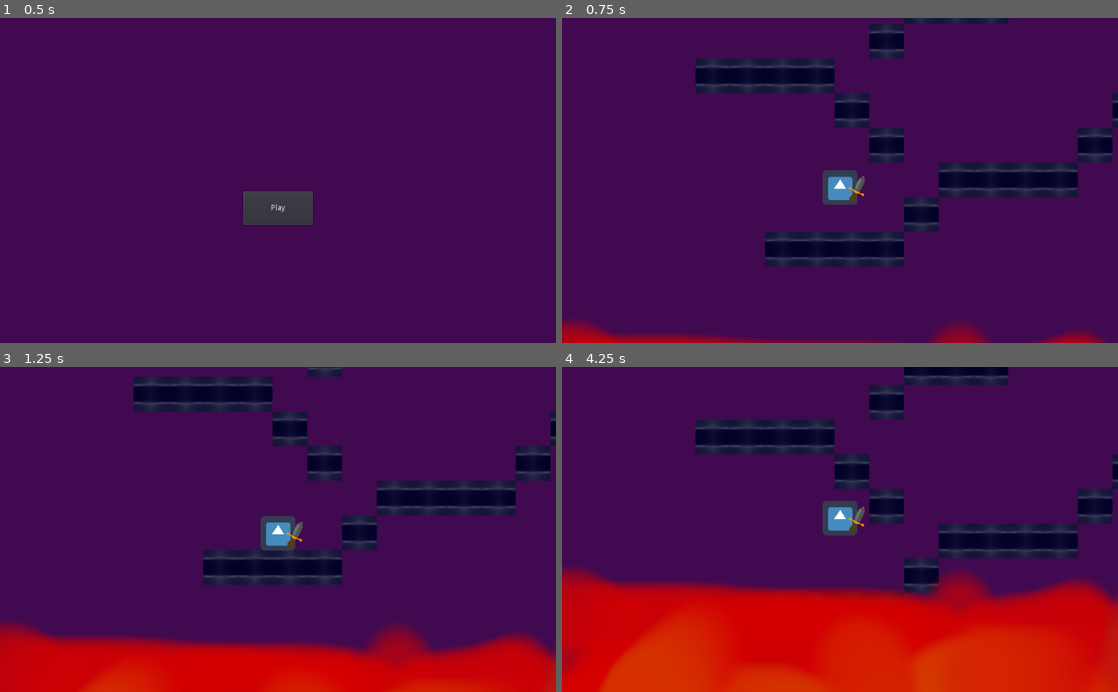
Above: before the commit, frames 1-4 (two rows, left to right).
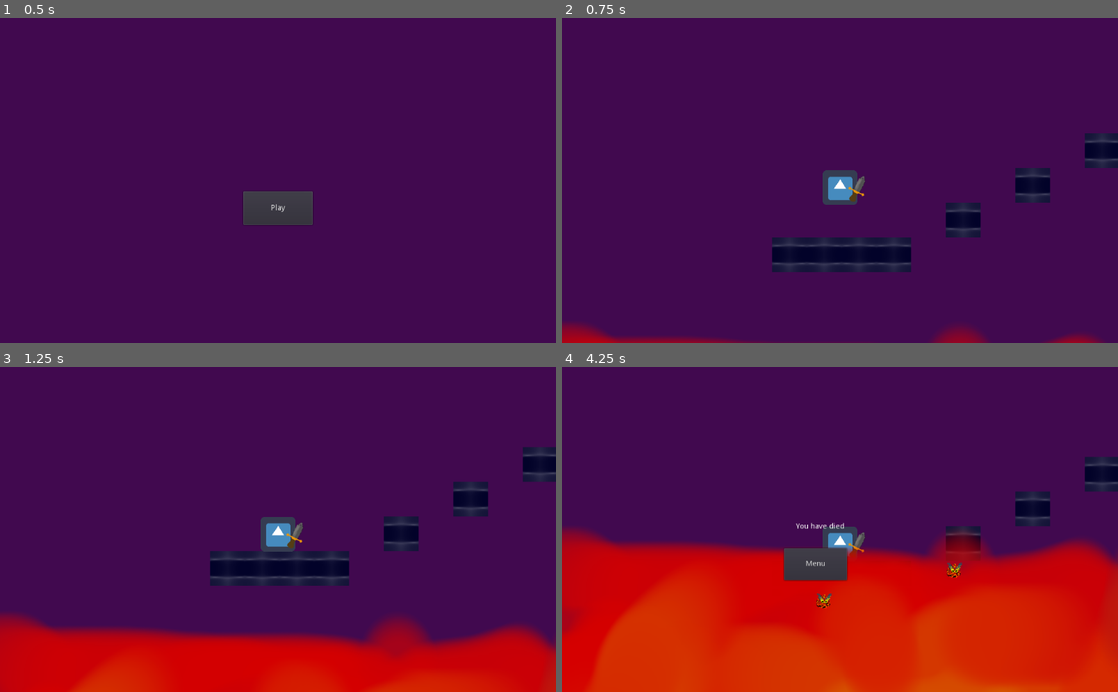
Above: after the commit, the same moments.

Repository: Schmo103/Project-Archimedes-Github-Game-Off-2022-
Game: Godot game, scene res://menu.tscn
Same seed, same stepped clock (60 frames per second), same inputs: the game is played once before the commit and once after it. The project has no main scene, so this scene is started directly. The engine's default icon, where the game draws it, is replaced by a stand-in: a white triangle on a blue panel in a dark square.
Inputs:
- Up to frame 1 (0.5 s): no input
- Up to frame 2 (0.75 s): click "Play" at 0.5 s
- Up to frame 3 (1.25 s): no input
- Up to frame 4 (4.25 s): tap Enter (ui_accept) at 1.25, 1.52, 2.27, 3.77 s

Frame 1 is identical in both runs. In frame 2, 12% of the frame differs, in the area x 1-100%, y 0-100%; in frame 3, 14%; in frame 4, 34%, in the area x 0-100%, y 0-100%.
Error before the commit: Parse Error: Mixed tabs and spaces in indentation. (res://world/world.gd:39)

Commit message:
worked on firesprite motion and messed with gameplay(lava speed)

Diff:
--- a/Archimedes/firesprite.tscn
+++ b/Archimedes/firesprite.tscn
@@ -1,11 +1,13 @@
-[gd_scene load_steps=3 format=2]
+[gd_scene load_steps=4 format=2]
 
 [ext_resource path="res://art/FireSpritePlaceHolder.png" type="Texture" id=1]
+[ext_resource path="res://firesprite/firesprite.gd" type="Script" id=2]
 
 [sub_resource type="CircleShape2D" id=1]
 radius = 12.0
 
 [node name="firesprite" type="KinematicBody2D"]
+script = ExtResource( 2 )
 __meta__ = {
 "_edit_group_": true
 }
@@ -14,5 +16,4 @@
 texture = ExtResource( 1 )
 
 [node name="CollisionShape2D" type="CollisionShape2D" parent="."]
-visible = false
 shape = SubResource( 1 )
--- a/Archimedes/firesprite/firesprite.gd
+++ b/Archimedes/firesprite/firesprite.gd
@@ -1,16 +1,20 @@
 extends KinematicBody2D
 
 
-onready var timer = $NewSpawnerTimer
 onready var spawn_time = 5
-
-func spawner():
-	for i in 10:
-		timer.start(spawn_time)
-
+onready var player_x = get_parent().get_node("player").get_position().x
+onready var player_y = get_parent().get_node("player").get_position().y
+onready var x_targ
+onready var y_targ
 func _ready():
-	spawner()
+	 pass
 
 
-func _on_NewSpawnerTimer_timeout():
-	print("stopped")
+func realtimereset():
+	player_x = get_parent().get_node("player").position.x
+	player_y = get_parent().get_node("player").position.y
+
+
+func _physics_process(_delta):
+	realtimereset()
+	move_and_slide(Vector2(player_x - self.position.x, player_y - self.position.y))
--- a/Archimedes/world.tscn
+++ b/Archimedes/world.tscn
@@ -1,4 +1,3 @@
-
 [gd_scene load_steps=9 format=2]
 
 [ext_resource path="res://art/lava.png" type="Texture" id=1]
@@ -15,7 +14,6 @@
 [node name="World" type="Node2D"]
 script = ExtResource( 6 )
 
-
 [node name="background" type="ColorRect" parent="."]
 margin_left = -110.0
 margin_top = -156.0
@@ -26,10 +24,10 @@
 [node name="terrain" type="TileMap" parent="."]
 tile_set = ExtResource( 4 )
 format = 1
-tile_data = PoolIntArray( -851965, 0, 0, -851964, 0, 0, -851963, 0, 0, -786426, 0, 0, -720888, 0, 0, -655350, 0, 0, -655346, 0, 0, -655339, 0, 0, -589813, 0, 0, -589812, 0, 0, -589811, 0, 0, -589809, 0, 0, -589808, 0, 0, -589807, 0, 0, -589806, 0, 0, -589802, 0, 0, -524269, 0, 0, -524268, 0, 0, -524264, 0, 0, -393219, 0, 0, -393218, 0, 0, -393217, 0, 0, -458729, 0, 0, -393216, 0, 0, -393215, 0, 0, -393214, 0, 0, -393195, 0, 0, -327677, 0, 0, -327658, 0, 0, -262140, 0, 0, -262139, 0, 0, -262138, 0, 0, -262120, 0, 0, -196601, 0, 0, -196585, 0, 0, -131063, 0, 0, -131062, 0, 0, -131061, 0, 0, -131053, 0, 0, -131052, 0, 0, -131051, 0, 0, -131050, 0, 0, -65528, 0, 0, -65518, 0, 0, 3, 0, 0, 4, 0, 0, 5, 0, 0, 6, 0, 0, 17, 0, 0, 65543, 0, 0, 65551, 0, 0, 131080, 0, 0, 131086, 0, 0, 196618, 0, 0, 196619, 0, 0, 196620, 0, 0, 196621, 0, 0, 262153, 0, 0, 327685, 0, 0, 327686, 0, 0, 327687, 0, 0, 327688, 0, 0 )
+tile_data = PoolIntArray( -1048555, 0, 0, -983029, 0, 0, -983020, 0, 0, -917494, 0, 0, -917485, 0, 0, -851959, 0, 0, -851955, 0, 0, -851950, 0, 0, -786424, 0, 0, -786418, 0, 0, -786417, 0, 0, -786415, 0, 0, -720889, 0, 0, -655355, 0, 0, -589823, 0, 0, -589821, 0, 0, -458753, 0, 0, -458752, 0, 0, -393214, 0, 0, -327676, 0, 0, -327670, 0, 0, -262138, 0, 0, -262132, 0, 0, -196600, 0, 0, -196594, 0, 0, -131056, 0, 0, -65518, 0, 0, 20, 0, 0, 21, 0, 0, 65553, 0, 0, 65554, 0, 0, 131086, 0, 0, 131087, 0, 0, 196620, 0, 0, 262154, 0, 0, 327685, 0, 0, 327686, 0, 0, 327687, 0, 0, 327688, 0, 0 )
 
 [node name="player" type="KinematicBody2D" parent="."]
-position = Vector2( 458, 220 )
+position = Vector2( 445, 210 )
 script = ExtResource( 5 )
 __meta__ = {
 "_edit_group_": true
@@ -56,10 +54,7 @@
 texture = ExtResource( 1 )
 script = ExtResource( 2 )
 
-
 [node name="fire_sprite_timer" type="Timer" parent="."]
-
-[connection signal="timeout" from="fire_sprite_timer" to="." method="_on_fire_sprite_timer_timeout"]
 
 [node name="death_note" type="Label" parent="."]
 visible = false
@@ -79,4 +74,5 @@
 margin_bottom = 394.0
 text = "Menu"
 
+[connection signal="timeout" from="fire_sprite_timer" to="." method="_on_fire_sprite_timer_timeout"]
 [connection signal="pressed" from="menu" to="." method="_on_menu_pressed"]
--- a/Archimedes/world/lava.gd
+++ b/Archimedes/world/lava.gd
@@ -4,7 +4,7 @@
 var down_offset = 340 #set initial offset
 #accounts for position of image being in center of image
 onready var HEIGHT = position.y - down_offset #set initial HEIGHT
-var speed = 1
+var speed = 1.45
 
 func _physics_process(_delta):
 	position.x = get_parent().get_node("player/Camera2D").get_camera_screen_center().x
--- a/Archimedes/world/world.gd
+++ b/Archimedes/world/world.gd
@@ -8,8 +8,8 @@
 var spawnable = true
 var screen_x = OS.get_window_size().x
 var screen_y = OS.get_window_size().y
-var rand_x = randi() % screen_x
-var rand_y = randi() % screen_y
+onready var rand_x
+onready var rand_y
 
 onready var bkgd = $background
 onready var b_offset = Vector2(557, 405)
@@ -21,6 +21,7 @@
 func spawner():
 	if spawnable == true:
 		timer.start(spawn_time)
+		spawnable = false
 	else:
 		timer.stop()
 
@@ -29,6 +30,9 @@
 func _on_fire_sprite_timer_timeout():
 	var instance = fire_sprite.instance()
 	add_child(instance)
+	rand_x = randi() % int(screen_x)
+#	rand_y = randi() % int(screen_y)
+	rand_y = $Lava.HEIGHT + 100
 	instance.position = Vector2(rand_x,rand_y)
 
 
@@ -36,7 +40,7 @@
 func _ready():
 	get_tree().paused = false
 	butn.pause_mode = Node.PAUSE_MODE_PROCESS
-  spawner()
+	spawner()
 	print(screen_x)
 	print(screen_y)
 
@@ -47,5 +51,6 @@
 	#moves background and label to correct positions relative to camera
 
 
+
 func _on_menu_pressed():
 	get_tree().change_scene("res://menu.tscn")
